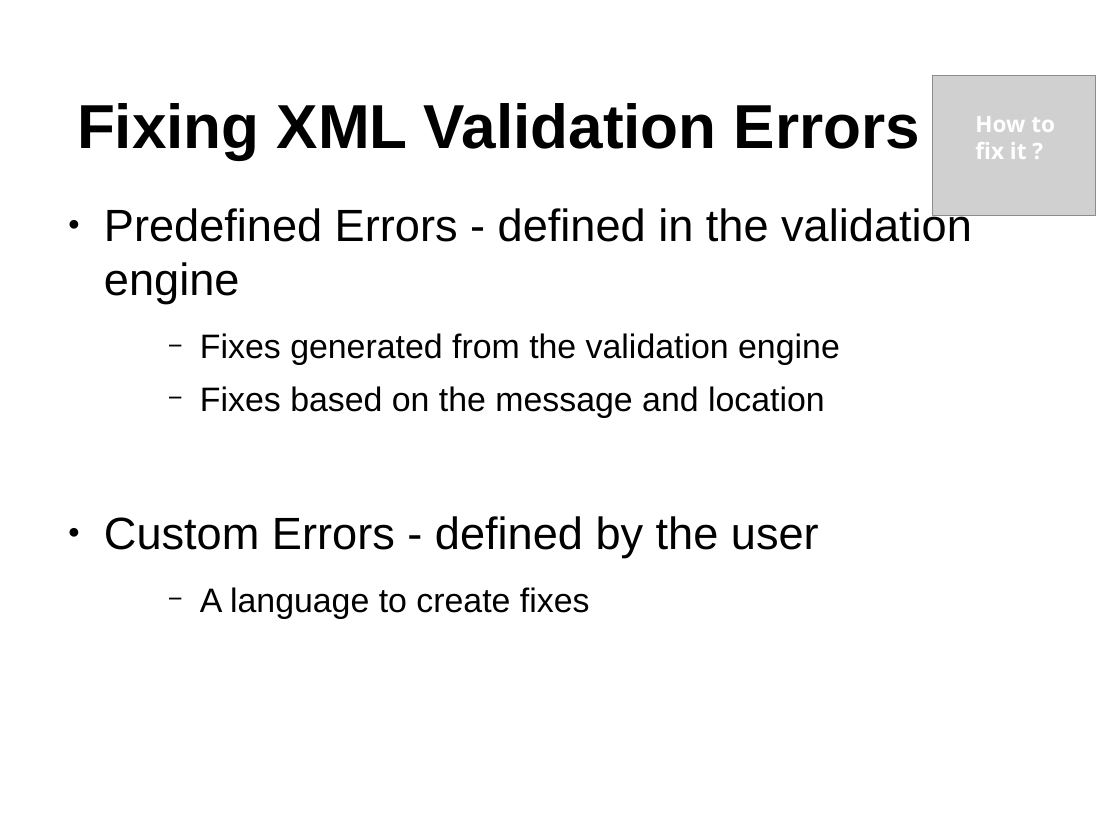
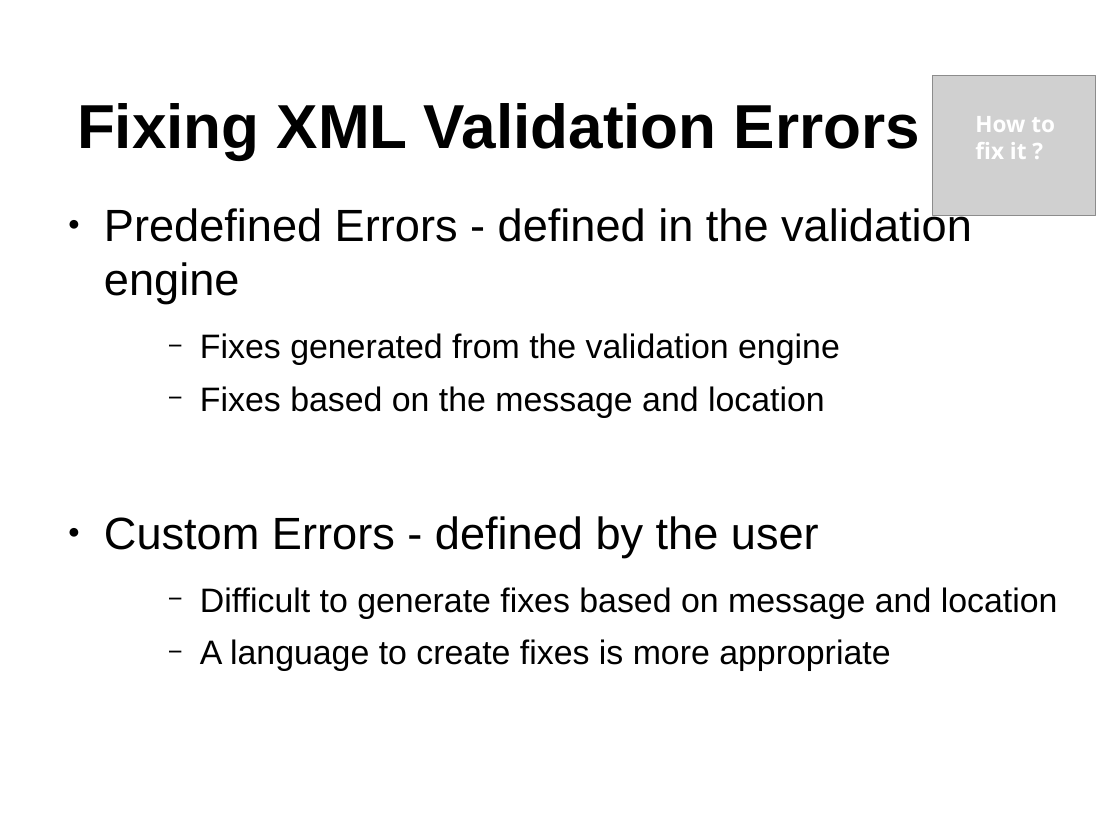
Before and after one commit to octavianN/Schematron-QuickFix-Language-Presentation, a slide deck: slide 5 of Final/SQF.odp. Drawn at 1120x840 pixels with LibreOffice and Linux fonts; fonts in the diff are those of the drawing; grey boxes stand for pictures; background and template pictures are left out. Boxes give left, top, right and bottom in pixels: in the first picture for what was removed or moved away, otherwise in the second. Text is boxed around its words. In the diff, an @@ line names an element or a change of style, - is before the commit and + after.

```diff
--- a/Final/SQF.odp
+++ b/Final/SQF.odp
@@ text at [200,587,1058,671]: text changed @@
-    − A language to create fixes
+    − Difficult to generate fixes based on message and location
+    − A language to create fixes is more appropriate
```
Also in this commit, not shown: 3 other slides changed, 2 slides added, 1 slide removed.
